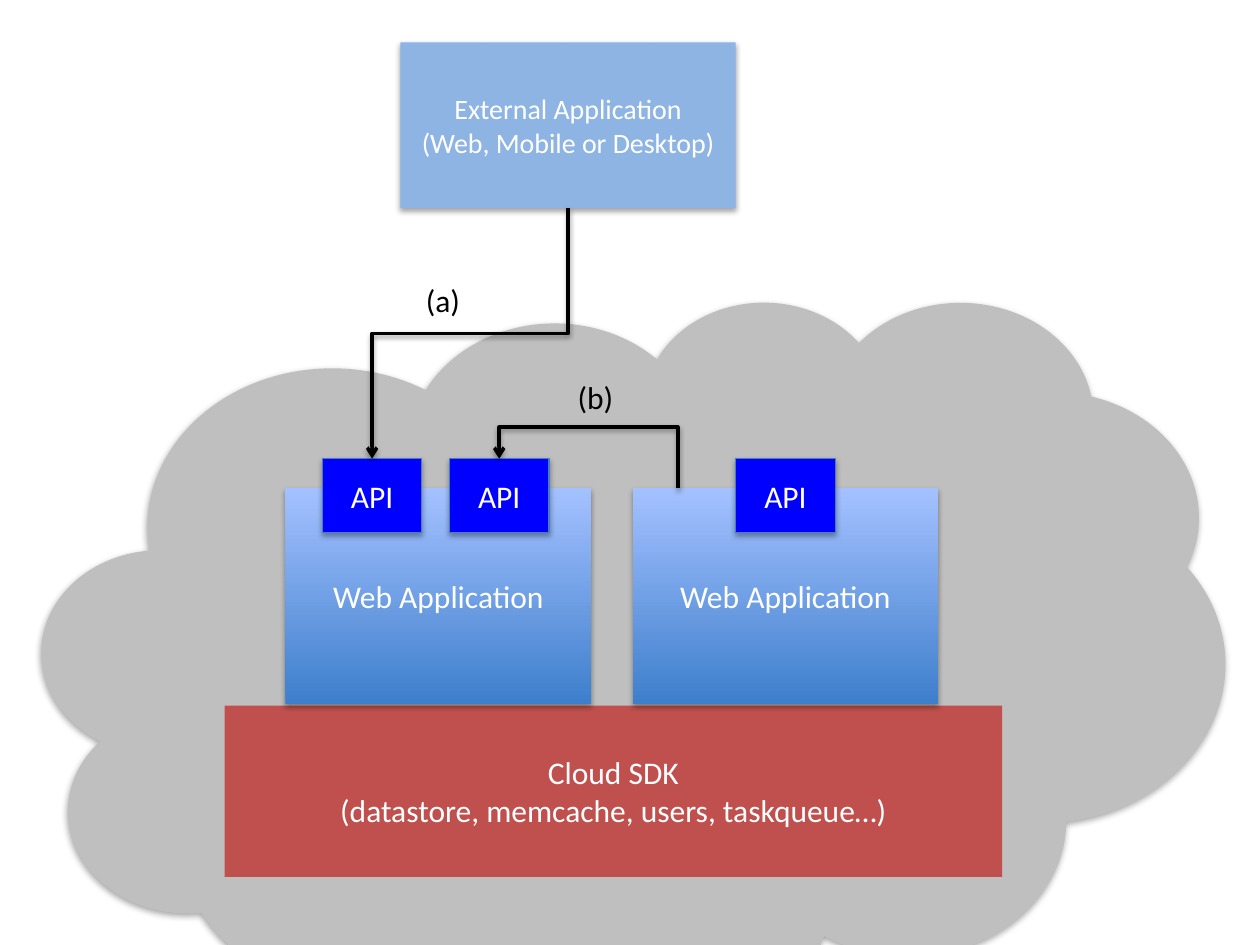
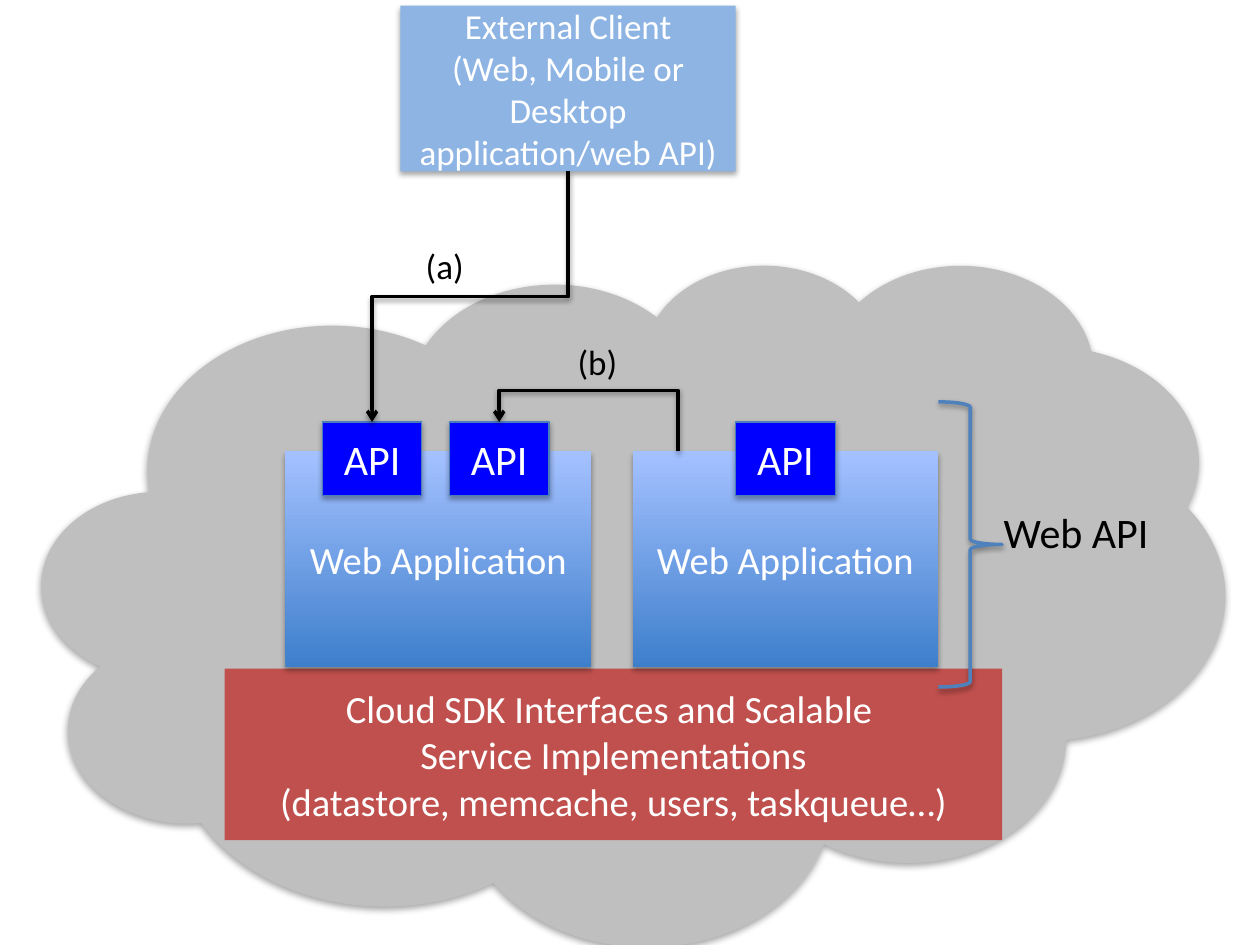
Before and after one commit to Dithn/eager-appscale, a slide deck: slide 2 of Eager/paper/oopsla/figures/FigureDesigns.pptx. Drawn at 1260x945 pixels with LibreOffice and Linux fonts; fonts in the diff are those of the drawing. Boxes give left, top, right and bottom in pixels: in the first picture for what was removed or moved away, otherwise in the second. Text is boxed around its words. In the diff, an @@ line names an element or a change of style, - is before the commit and + after.

```diff
--- a/Eager/paper/oopsla/figures/FigureDesigns.pptx
+++ b/Eager/paper/oopsla/figures/FigureDesigns.pptx
@@ rectangle "External Client": place and size @@
-rectangle "External Client" at <box>401,43,736,209</box>
+rectangle "External Client" at <box>401,5,736,171</box>
@@ text in rectangle at <box>420,15,717,174</box>: text changed; size 16 to 20 pt @@
-External Application
-(Web, Mobile or Desktop)
+External Client
+(Web, Mobile or Desktop application/web API)
@@ text "(a)" at <box>426,253,464,284</box>: size 18 to 20 pt @@
@@ text "(a)": place and size @@
-text "(a)" at <box>426,289,460,316</box>
+text "(a)" at <box>426,253,464,284</box>
@@ cloud: place and size @@
-cloud at <box>43,300,1226,945</box>
+cloud at <box>43,263,1226,945</box>
@@ text "(b)": place and size @@
-text "(b)" at <box>578,386,614,413</box>
+text "(b)" at <box>578,349,618,380</box>
@@ text "(b)" at <box>578,349,618,380</box>: size 18 to 20 pt @@
@@ right brace added at <box>939,402,1003,687</box>, outline #4F81BD 2 pt @@
@@ size 18 to 24 pt in 3 elements at <box>323,422,422,495</box>, <box>450,422,549,495</box>, <box>736,422,835,495</box> @@
@@ rectangle "Web Application" at <box>286,451,592,667</box>: size 18 to 22 pt @@
@@ rectangle "Web Application" at <box>633,451,939,667</box>: size 18 to 22 pt @@
@@ text added at <box>1004,519,1149,549</box>, 24 pt, text #000000 @@
+Web API
@@ 6 rectangles, 2 elbow arrows: place and size @@
-6 rectangles, 2 elbow arrows at <box>224,208,1002,877</box>
+6 rectangles, 2 elbow arrows at <box>224,171,1002,840</box>
@@ text in rectangle at <box>346,696,872,775</box>: text changed; size 18 to 22 pt @@
-Cloud SDK
+Cloud SDK Interfaces and Scalable
+Service Implementations
@@ text in rectangle at <box>280,788,946,822</box>: size 18 to 22 pt in "(datastore, memcache, users, taskqueue…)" @@
```
Also in this commit, not shown: 7 other files.
